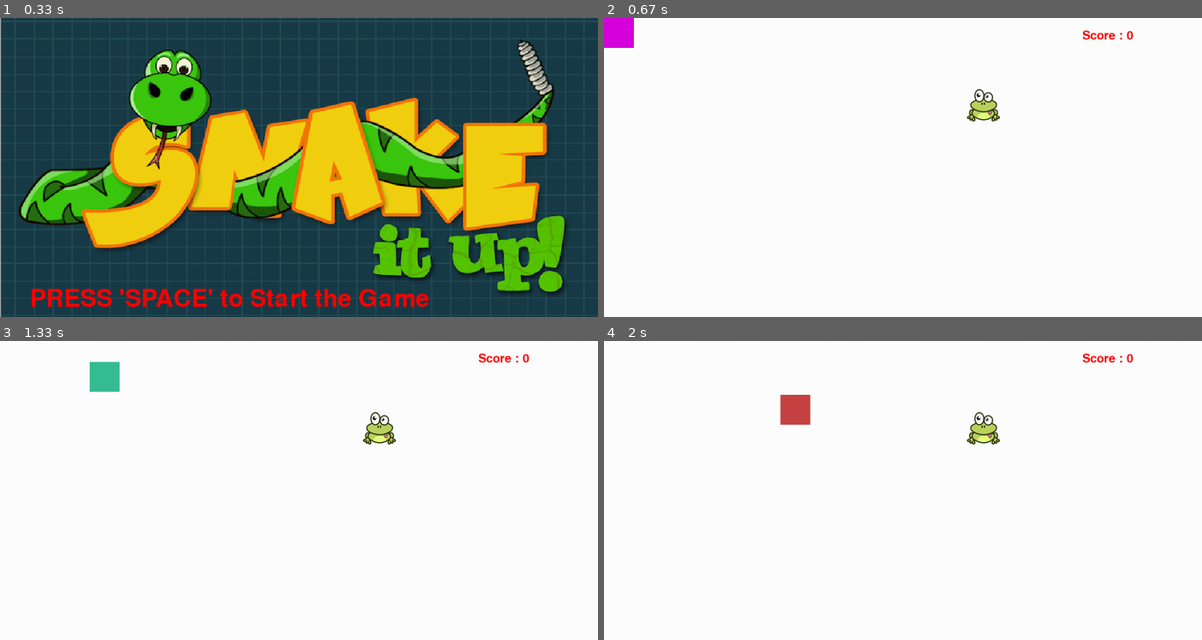
Above: before the commit, frames 1-4 (two rows, left to right).
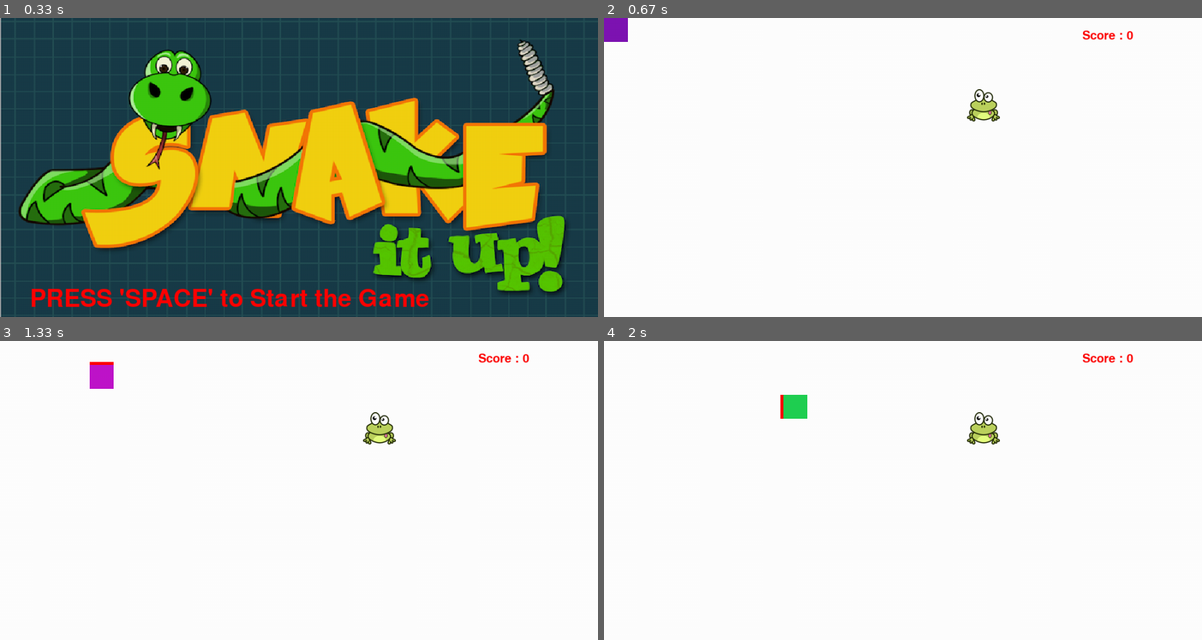
Above: after the commit, the same moments.

Repository: Sahil4UI/PythonJuly2020Reg2
Game: pygame game, started from Game DEv/SNAKE GAME 2PM/SNAKE GAME v1.py
Same seed, same stepped clock (60 frames per second), same inputs: the game is played once before the commit and once after it.
Inputs:
- Up to frame 1 (0.33 s): no input
- Up to frame 2 (0.67 s): tap Space at 0.33 s
- Up to frame 3 (1.33 s): hold Right 0.67-1.13 s; hold Up from 1.17 s (still down)
- Up to frame 4 (2 s): release Up at 1.47 s; hold Right 1.5-1.97 s

Frame 1 is identical in both runs. In frame 2, 0.5% of the frame differs, in the area x 0-5%, y 0-10%; in frame 3, 0.5%, in the area x 15-20%, y 6-18%; in frame 4, 0.5%.

Commit message:
Update SNAKE GAME v1.py

Diff:
--- a/Game DEv/SNAKE GAME 2PM/SNAKE GAME v1.py
+++ b/Game DEv/SNAKE GAME 2PM/SNAKE GAME v1.py
@@ -48,15 +48,20 @@
      text = font.render(f"Score : {counter}",True,red)
      gameBoard.blit(text,(800,20))
 
-
+def snake(snakeList,colorList,w,h):
+    for i in range(len(snakeList)):
+        pygame.draw.rect(gameBoard,colorList[i],[snakeList[i][0],snakeList[i][1],w,h])
 def mainGame():
     x=0
     y=0
-    w=50
-    h=50
+    w=40
+    h=40
     movex = 0
     movey = 0
     counter=0
+    snakeList=[]
+    colorList=[]
+    snakeLength = 1
 
     frogX = random.randint(0,width-frogWidth)
     frogY = random.randint(0,height-frogHeight)
@@ -85,10 +90,26 @@
 
         gameBoard.fill(white)
         gameBoard.blit(frogImage,(frogX,frogY))
-        myRect = pygame.draw.rect(gameBoard,(random.randint(0,255),random.randint(0,255),random.randint(0,255)),(x,y,w,h))
+        myRect = pygame.draw.rect(gameBoard,red,(x,y,w,h))
         frogRect = pygame.Rect(frogX,frogY,frogWidth,frogHeight)
         x+=movex
         y+=movey
+
+
+
+        head =[]
+        head.append(x)
+        head.append(y)
+
+        snakeList.append(head)
+
+        color = random.randint(0,255),random.randint(0,255),random.randint(0,255)
+        colorList.append(color)
+        if len(snakeList)>snakeLength:
+            del snakeList[0]
+            del colorList[0]
+
+        snake(snakeList,colorList,w,h)
 
         score(counter)
 
@@ -96,11 +117,12 @@
             frogX = random.randint(0,width-frogWidth)
             frogY = random.randint(0,height-frogHeight)
             sound.play()
+            snakeLength+=5
             counter+=1
 
-
-
-
+        for each in snakeList[:-1]:
+            if each == snakeList[-1]:
+                print("Game Over")
 
         if x>width-w:
             movex=-5
